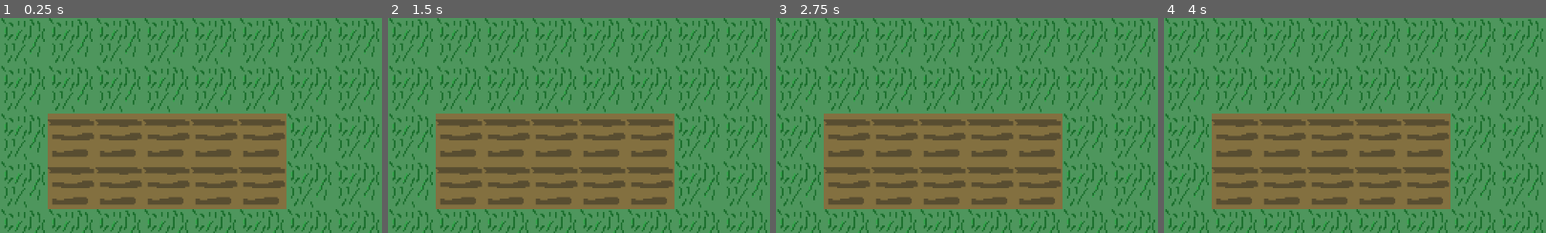
Above: before the commit, frames 1-4 (left to right).
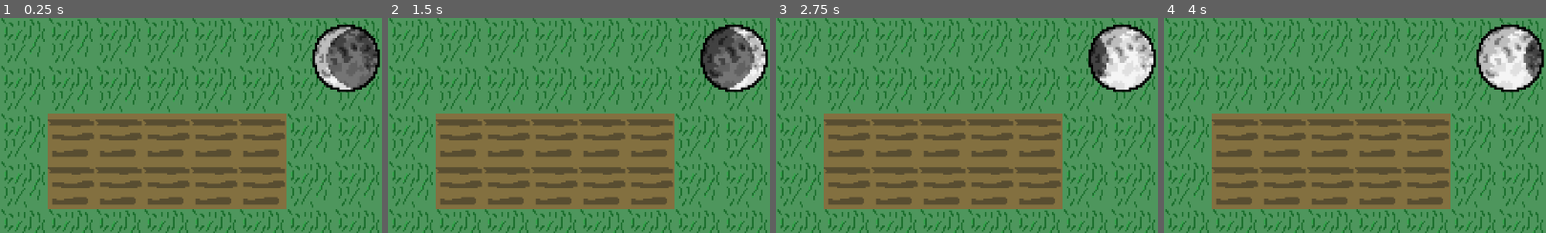
Above: after the commit, the same moments.

Repository: TalesOfXanthar/Wheather
Game: Godot game, scene res://scenes/main.tscn
Same seed, same stepped clock (60 frames per second), same inputs: the game is played once before the commit and once after it.
Inputs (mouse positions are % of the whole screen's width and height, from its top left):
- Up to frame 1 (0.25 s): no input
- Up to frame 2 (1.5 s): click (16, 28) at 0.52 s; click (16, 28) at 1.27 s
- Up to frame 3 (2.75 s): click (16, 28) at 2.02 s
- Up to frame 4 (4 s): no input
The pictures show only the part of the screen within x 50-100%, y 0-50%; the shares and areas given below are measured in that part.

The runs differ from the first frame. In frame 1, 4.5% of the frame differs, in the area x 81-100%, y 3-35%; in frame 2, 4.5%; in frame 3, 4.5%; in frame 4, 4.5%.

Commit message:
Added moon assets and functionality

Diff:
--- a/scenes/main.tscn
+++ b/scenes/main.tscn
@@ -1,8 +1,9 @@
-[gd_scene load_steps=6 format=4 uid="uid://ctgfbk7e8tmki"]
+[gd_scene load_steps=7 format=4 uid="uid://ctgfbk7e8tmki"]
 
 [ext_resource type="Texture2D" uid="uid://dcncdpr0golmm" path="res://assets/placeholder farmland.png" id="1_ok1o8"]
 [ext_resource type="Script" uid="uid://loim5gacwyl4" path="res://scenes/main.gd" id="1_sugp2"]
 [ext_resource type="PackedScene" uid="uid://dq8acyy4u0xct" path="res://scenes/placeholder_crop.tscn" id="2_dvh1x"]
+[ext_resource type="PackedScene" uid="uid://4gh2l1ak2t18" path="res://scenes/moon.tscn" id="4_jyhfs"]
 
 [sub_resource type="TileSetAtlasSource" id="TileSetAtlasSource_kxvpd"]
 texture = ExtResource("1_ok1o8")
@@ -37,4 +38,8 @@
 offset_right = 8.0
 offset_bottom = 8.0
 
+[node name="Moon" parent="." instance=ExtResource("4_jyhfs")]
+position = Vector2(976, 54)
+scale = Vector2(3, 3)
+
 [connection signal="pressed" from="Button" to="." method="_on_button_pressed"]
--- /dev/null
+++ b/scenes/moon.gd
@@ -0,0 +1,14 @@
+extends Node2D
+@export var time = 0
+
+func _process(delta: float) -> void:
+
+
+	$Moon.frame = time
+
+
+func _on_timer_timeout() -> void:
+	if time >= 7:
+		time = 0
+	else:
+		time += 1
--- /dev/null
+++ b/scenes/moon.tscn
@@ -0,0 +1,85 @@
+[gd_scene load_steps=13 format=3 uid="uid://4gh2l1ak2t18"]
+
+[ext_resource type="Texture2D" uid="uid://dat5cyue3sma3" path="res://assets/New_Moon.png" id="1_3tcni"]
+[ext_resource type="Script" uid="uid://bq1u8cwq62axc" path="res://scenes/moon.gd" id="1_q6it2"]
+
+[sub_resource type="AtlasTexture" id="AtlasTexture_rjvio"]
+atlas = ExtResource("1_3tcni")
+region = Rect2(0, 0, 32, 32)
+
+[sub_resource type="AtlasTexture" id="AtlasTexture_7gw7d"]
+atlas = ExtResource("1_3tcni")
+region = Rect2(32, 0, 32, 32)
+
+[sub_resource type="AtlasTexture" id="AtlasTexture_2g4ib"]
+atlas = ExtResource("1_3tcni")
+region = Rect2(64, 0, 32, 32)
+
+[sub_resource type="AtlasTexture" id="AtlasTexture_e0epg"]
+atlas = ExtResource("1_3tcni")
+region = Rect2(0, 32, 32, 32)
+
+[sub_resource type="AtlasTexture" id="AtlasTexture_bq21b"]
+atlas = ExtResource("1_3tcni")
+region = Rect2(32, 32, 32, 32)
+
+[sub_resource type="AtlasTexture" id="AtlasTexture_1r202"]
+atlas = ExtResource("1_3tcni")
+region = Rect2(64, 32, 32, 32)
+
+[sub_resource type="AtlasTexture" id="AtlasTexture_5nvcs"]
+atlas = ExtResource("1_3tcni")
+region = Rect2(0, 64, 32, 32)
+
+[sub_resource type="AtlasTexture" id="AtlasTexture_8li54"]
+atlas = ExtResource("1_3tcni")
+region = Rect2(32, 64, 32, 32)
+
+[sub_resource type="SpriteFrames" id="SpriteFrames_tdk27"]
+animations = [{
+"frames": [{
+"duration": 1.0,
+"texture": SubResource("AtlasTexture_rjvio")
+}, {
+"duration": 1.0,
+"texture": SubResource("AtlasTexture_7gw7d")
+}, {
+"duration": 1.0,
+"texture": SubResource("AtlasTexture_2g4ib")
+}, {
+"duration": 1.0,
+"texture": SubResource("AtlasTexture_e0epg")
+}, {
+"duration": 1.0,
+"texture": SubResource("AtlasTexture_bq21b")
+}, {
+"duration": 1.0,
+"texture": SubResource("AtlasTexture_1r202")
+}, {
+"duration": 1.0,
+"texture": SubResource("AtlasTexture_5nvcs")
+}, {
+"duration": 1.0,
+"texture": SubResource("AtlasTexture_8li54")
+}],
+"loop": true,
+"name": &"default",
+"speed": 5.0
+}]
+
+[sub_resource type="GDScript" id="GDScript_fyi6v"]
+
+[node name="Clock Cycle" type="Node2D"]
+script = ExtResource("1_q6it2")
+
+[node name="Moon" type="AnimatedSprite2D" parent="."]
+sprite_frames = SubResource("SpriteFrames_tdk27")
+frame = 5
+frame_progress = 0.943887
+script = SubResource("GDScript_fyi6v")
+
+[node name="Timer" type="Timer" parent="."]
+wait_time = 0.2
+autostart = true
+
+[connection signal="timeout" from="Timer" to="." method="_on_timer_timeout"]
Binary file added: assets/New_Moon.png
Not shown, added: assets/New_Moon.png.import
Not shown, added: scenes/moon.gd.uid
